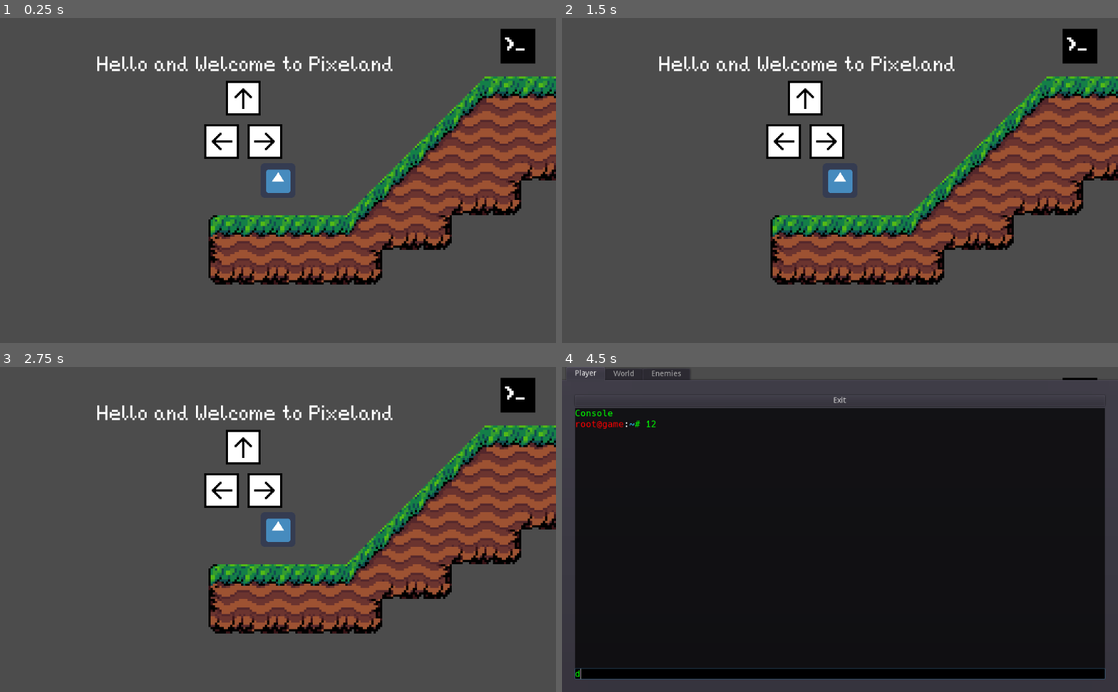
Above: before the commit, frames 1-4 (two rows, left to right).
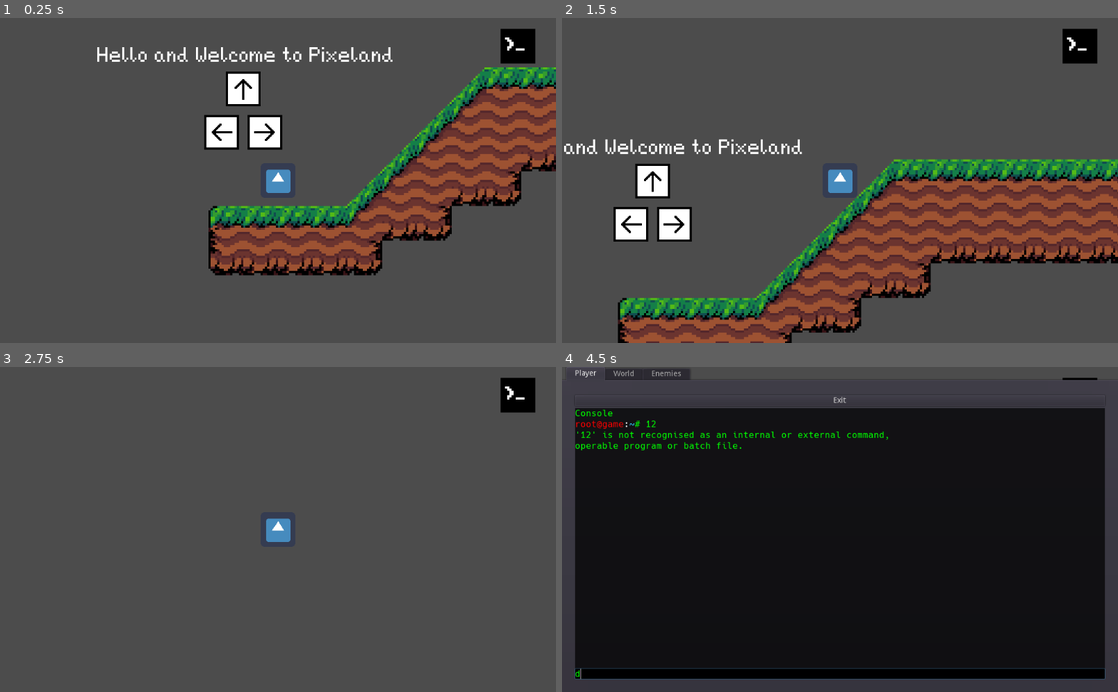
Above: after the commit, the same moments.

Repository: Tri-C-Games/CCC-Jam
Game: Godot game, scene res://World/Tutorial/Tutorial.tscn
Two runs of this game, one before a commit and one after it. Both use one fixed random seed, a clock stepped at 60 frames per second and the inputs below. The engine's default icon, where the game draws it, is replaced by a stand-in: a white triangle on a blue panel in a dark square.
Inputs (mouse positions are in pixels of both pictures, inside the frame that each line leads up to):
- Up to frame 1 (0.25 s): no input
- Up to frame 2 (1.5 s): hold D (move_right) from 0.53 s (still down); tap W (jump) at 0.77 s
- Up to frame 3 (2.75 s): tap W (jump) at 1.52 s; release D (move_right) at 2.03 s; hold A (move_left) from 2.03 s (still down)
- Up to frame 4 (4.5 s): release A (move_left) at 2.75 s; click (1079, 396) at 2.75 s; click (840, 672) at 3.52 s; type "12" at 3.6 s; tap Enter at 4.25 s; hold D (move_right) from 4.28 s (still down)

The runs differ from the first frame. In frame 1, 21% of the frame differs, in the area x 17-100%, y 8-83%; in frame 2, 33%, in the area x 0-100%, y 11-100%; in frame 3, 21%; in frame 4, 0.7%.
Error before the commit: Parse Error: The identifier "global" isn't declared in the current scope. (res://Player/Scripts/Player.gd:24)

Commit message:
global fix

Diff:
--- a/project.godot
+++ b/project.godot
@@ -18,6 +18,10 @@
 config/name="CCC Jam"
 run/main_scene="res://World/Tutorial/Tutorial.tscn"
 config/icon="res://icon.png"
+
+[autoload]
+
+global="*res://global.gd"
 
 [importer_defaults]
 
